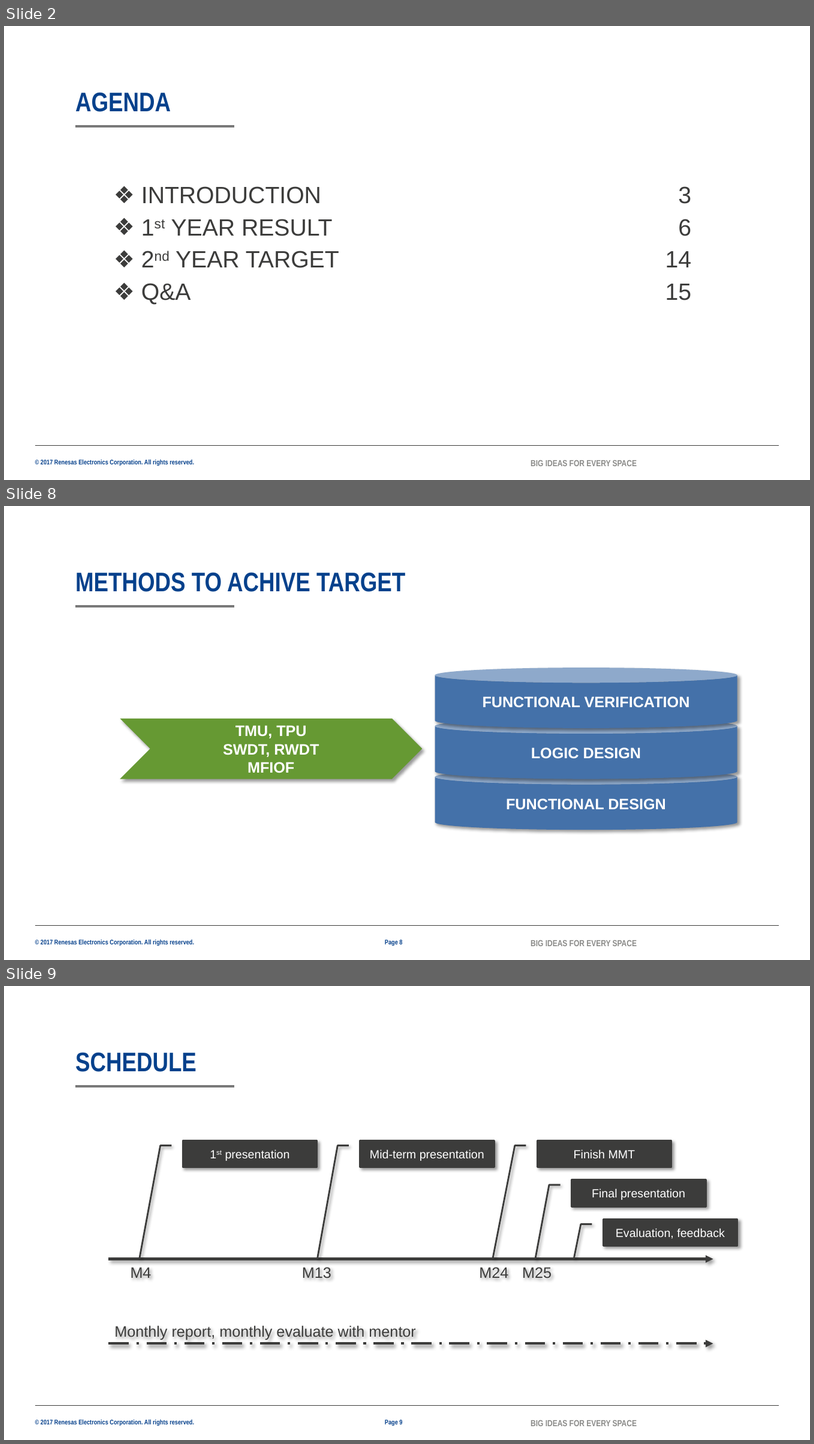
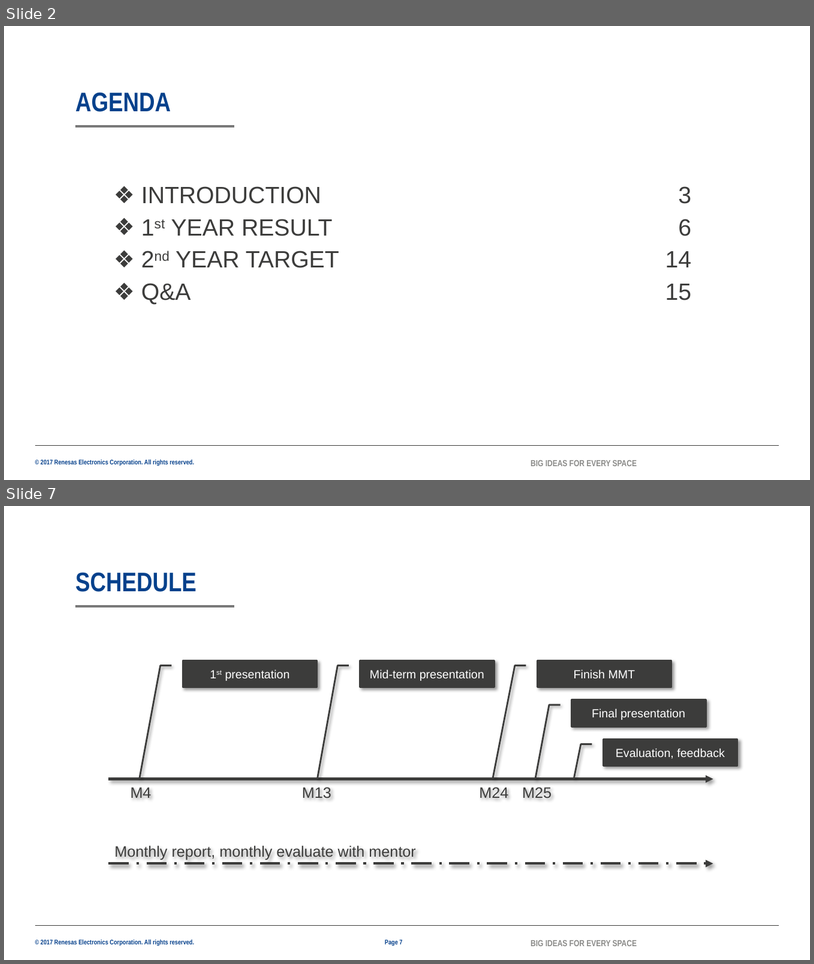
Before and after one commit to lesyhau/bridge, a slide deck: mms.pptx. Shown one above the other, each under a label of ours: slides 2, 8 and 9 before the commit, slides 2 and 7 after it; the slides between them are not shown. The pictures are 814x1444 and 814x964 pixels, drawn with LibreOffice and Linux fonts; fonts in the diff are those of the drawing; background and template pictures are left out. Boxes give left, top, right and bottom in pixels: in the first picture for what was removed or moved away, otherwise in the second. Text is boxed around its words. In the diff, an @@ line names an element or a change of style, - is before the commit and + after.

```diff
--- a/mms.pptx
+++ b/mms.pptx
@@ slide 8 removed at (x1=4, y1=506, x2=810, y2=960), background #FFFFFF; not listed: 4 template elements that a slide beside it also shows @@
@@ title removed at (x1=75, y1=572, x2=405, y2=592) @@
-METHODS TO ACHIVE TARGET
@@ cylinder removed at (x1=435, y1=667, x2=738, y2=728) @@
-FUNCTIONAL VERIFICATION
@@ chevron removed at (x1=120, y1=718, x2=423, y2=779) @@
-TMU, TPU
-SWDT, RWDT
-MFIOF
@@ cylinder removed at (x1=435, y1=718, x2=738, y2=779) @@
-LOGIC DESIGN
@@ cylinder removed at (x1=435, y1=769, x2=738, y2=829) @@
-FUNCTIONAL DESIGN
@@ page number removed at (x1=385, y1=939, x2=402, y2=946) @@
-Page 8
@@ what was slide 9 is now slide 7 @@
@@ page number at (x1=385, y1=939, x2=402, y2=946): text changed @@
-Page 9
+Page 7
```
Also in this commit, not shown: 4 slides changed, 1 slide added, 3 other slides removed, 1 other file.
